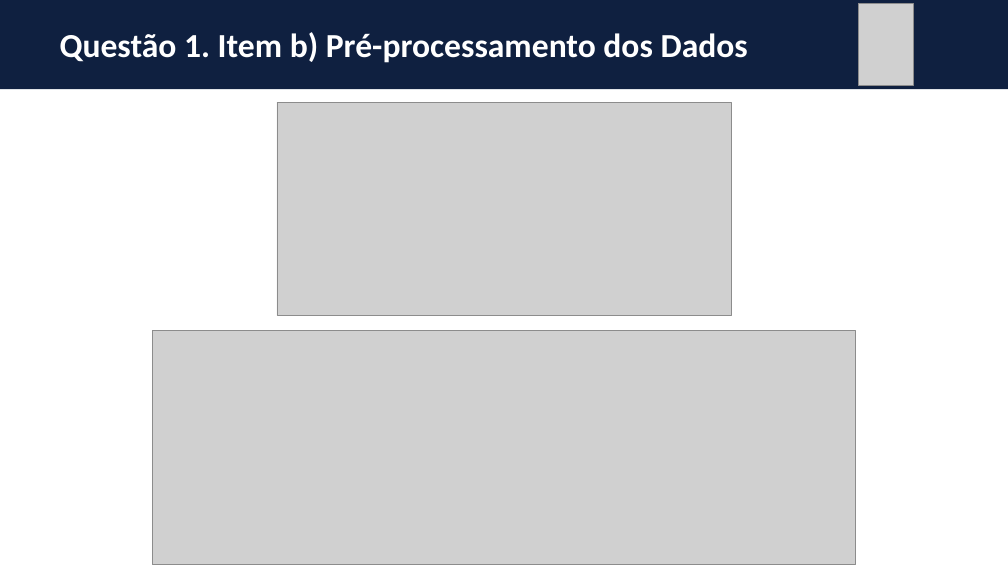
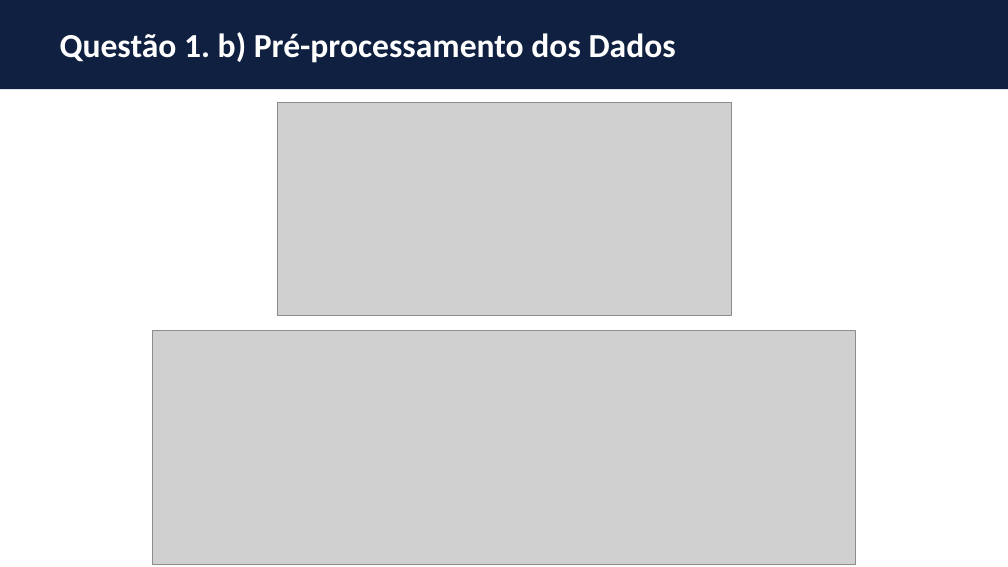
Before and after one commit to thiagoneye/master-deep_learning, a slide deck: slide 6 of DeepLearning/docs/ExerciseList/[DL] Lista de Exercícios - 2025.2 (PPGI).pptx (slide 7 before the commit). Drawn at 1008x567 pixels with LibreOffice and Linux fonts; fonts in the diff are those of the drawing; grey boxes stand for pictures. Boxes give left, top, right and bottom in pixels: in the first picture for what was removed or moved away, otherwise in the second. Text is boxed around its words. In the diff, an @@ line names an element or a change of style, - is before the commit and + after.

Commit message:
Geração de dados para apresentação .pptx

```diff
--- a/DeepLearning/docs/ExerciseList/[DL] Lista de Exercícios - 2025.2 (PPGI).pptx
+++ b/DeepLearning/docs/ExerciseList/[DL] Lista de Exercícios - 2025.2 (PPGI).pptx
@@ picture removed at [859,4,913,85] @@
@@ title at [60,32,676,63]: text changed @@
-Questão 1. Item b) Pré-processamento dos Dados
+Questão 1. b) Pré-processamento dos Dados
```
Also in this commit, not shown: 16 other slides changed, 11 slides added, 3 slides removed, 2 other files.
